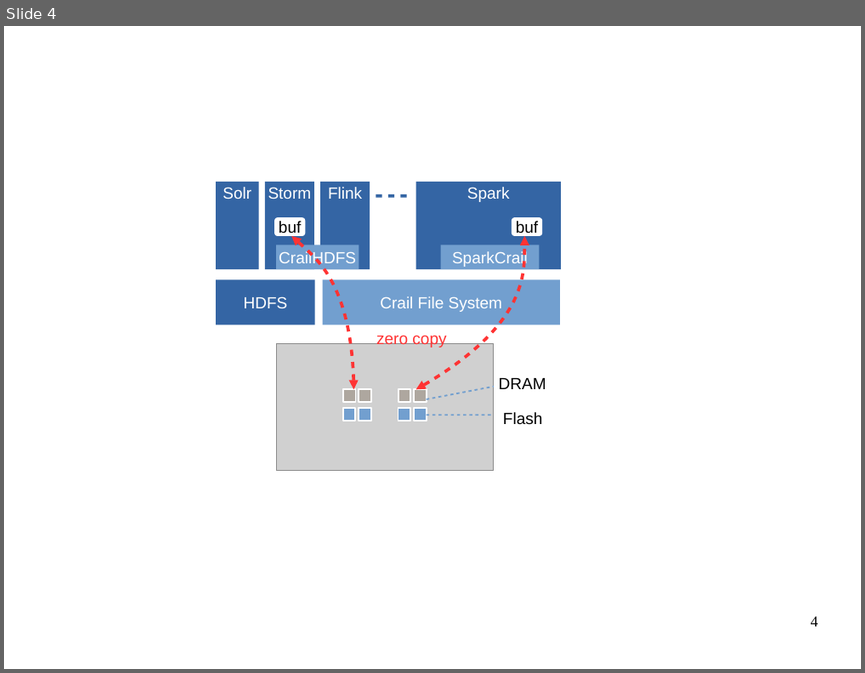
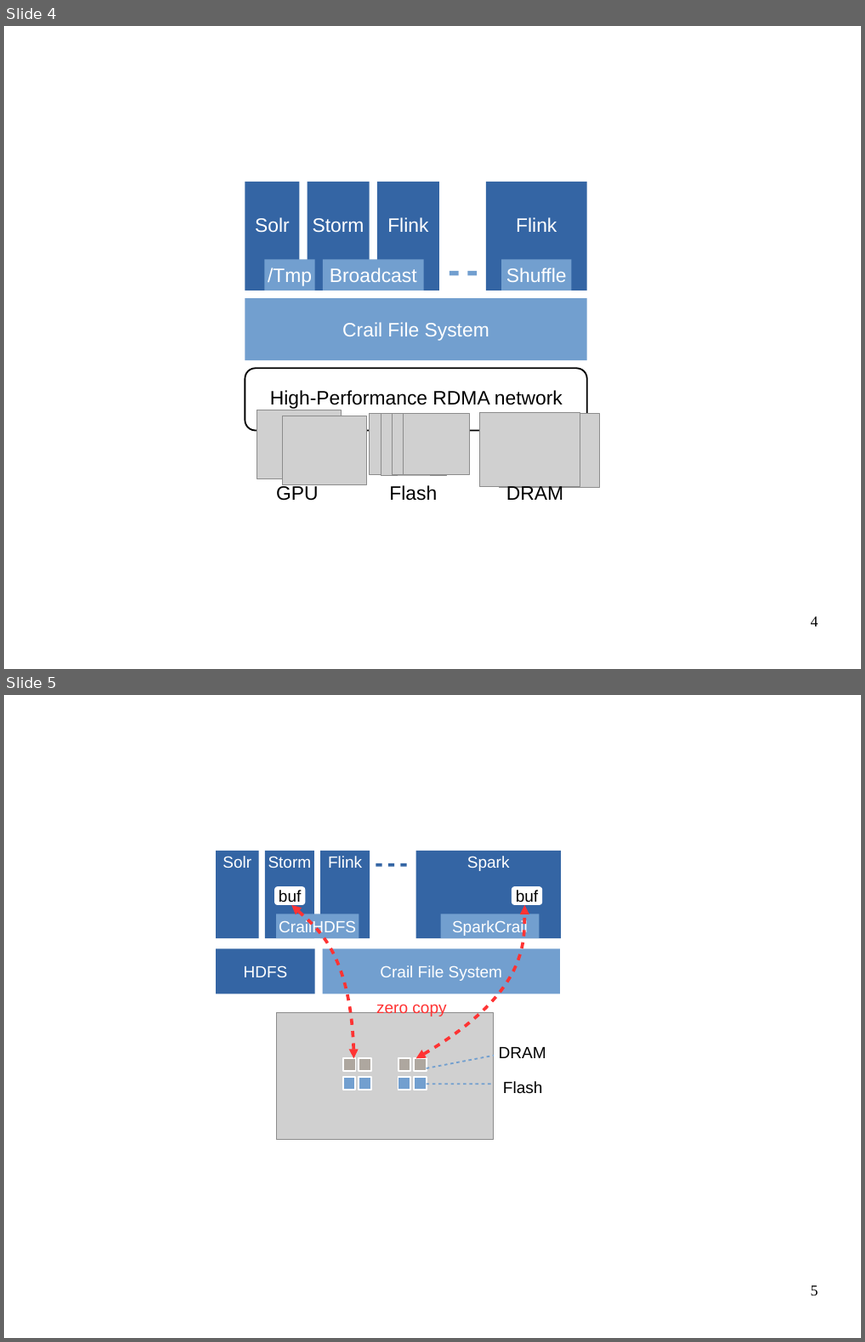
Before and after one commit to apache/incubator-crail-website, a slide deck: _graphix/website.odp. Shown one above the other, each under a label of ours: slide 4 before the commit, slides 4 and 5 after it. The pictures are 865x673 and 865x1342 pixels, drawn with LibreOffice and Linux fonts; fonts in the diff are those of the drawing; grey boxes stand for pictures; background and template pictures are left out. Boxes give left, top, right and bottom in pixels: in the first picture for what was removed or moved away, otherwise in the second. Text is boxed around its words. In the diff, an @@ line names an element or a change of style, - is before the commit and + after.

Commit message:
graphs

```diff
--- a/_graphix/website.odp
+++ b/_graphix/website.odp
@@ slide 4 added at (4, 26, 861, 669), background #FFFFFF @@
@@ text added at (237, 90, 673, 120), 18 pt, text #FFFFFF @@
+Data Processing Framework
@@ rectangle added at (245, 182, 300, 290), fill #3465A4, 18 pt, text #FFFFFF @@
+Solr
@@ rectangle added at (307, 182, 370, 290), fill #3465A4, 18 pt, text #FFFFFF @@
+Storm
@@ rectangle added at (377, 182, 439, 290), fill #3465A4, 18 pt, text #FFFFFF @@
+Flink
@@ rectangle added at (486, 182, 587, 290), fill #3465A4, 18 pt, text #FFFFFF @@
+Flink
@@ rectangle added at (264, 259, 315, 290), fill #729FCF, 18 pt, text #FFFFFF @@
+/Tmp
@@ rectangle added at (323, 259, 424, 290), fill #729FCF, 18 pt, text #FFFFFF @@
+Broadcast
@@ line added from (449, 273) to (481, 273), #729FCF 4.31 pt @@
@@ rectangle added at (501, 259, 572, 290), fill #729FCF, 18 pt, text #FFFFFF @@
+Shuffle
@@ rectangle added at (245, 298, 587, 360), fill #729FCF, 18 pt, text #FFFFFF @@
+Crail File System
@@ rounded rectangle added at (245, 368, 587, 431), outline #000000 1.45 pt @@
@@ text added at (270, 390, 562, 408), 18 pt, text #000000 @@
+High-Performance RDMA network
@@ picture added at (256, 410, 341, 479) @@
@@ picture added at (282, 415, 366, 485) @@
@@ group added at (370, 414, 470, 476): 4 pictures @@
@@ picture added at (480, 413, 580, 487) @@
@@ picture added at (500, 414, 600, 488) @@
@@ text added at (276, 484, 318, 500), 18 pt, text #000000 @@
+GPU
@@ text added at (506, 484, 563, 499), 18 pt, text #000000 @@
+DRAM
@@ text added at (389, 485, 437, 500), 18 pt, text #000000 @@
+Flash
@@ page number added at (811, 616, 818, 626), 14 pt, text #000000 @@
+4
@@ what was slide 4 is now slide 5 @@
@@ page number at (811, 1285, 818, 1295): text changed @@
-4
+5
```
